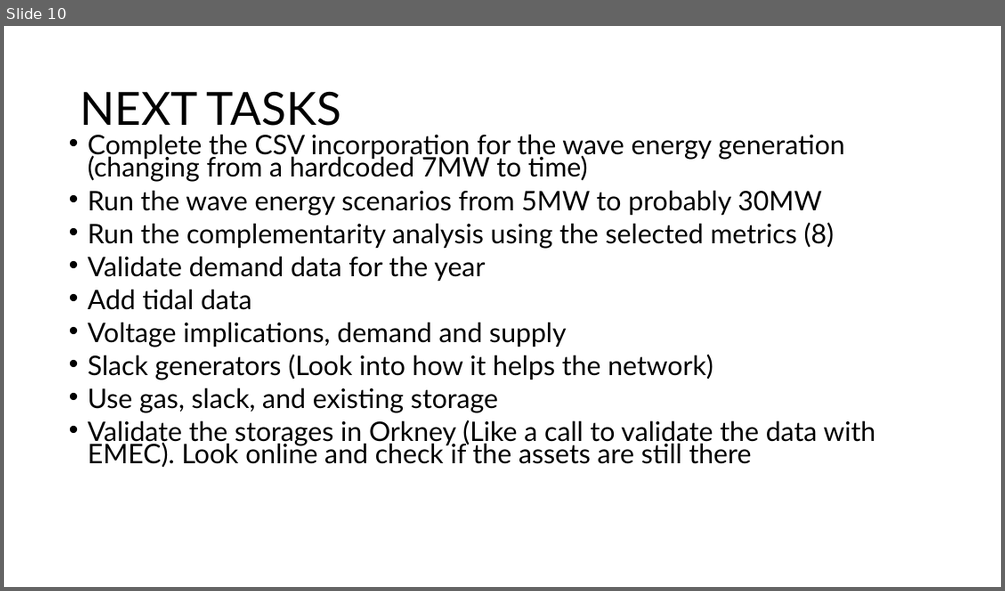
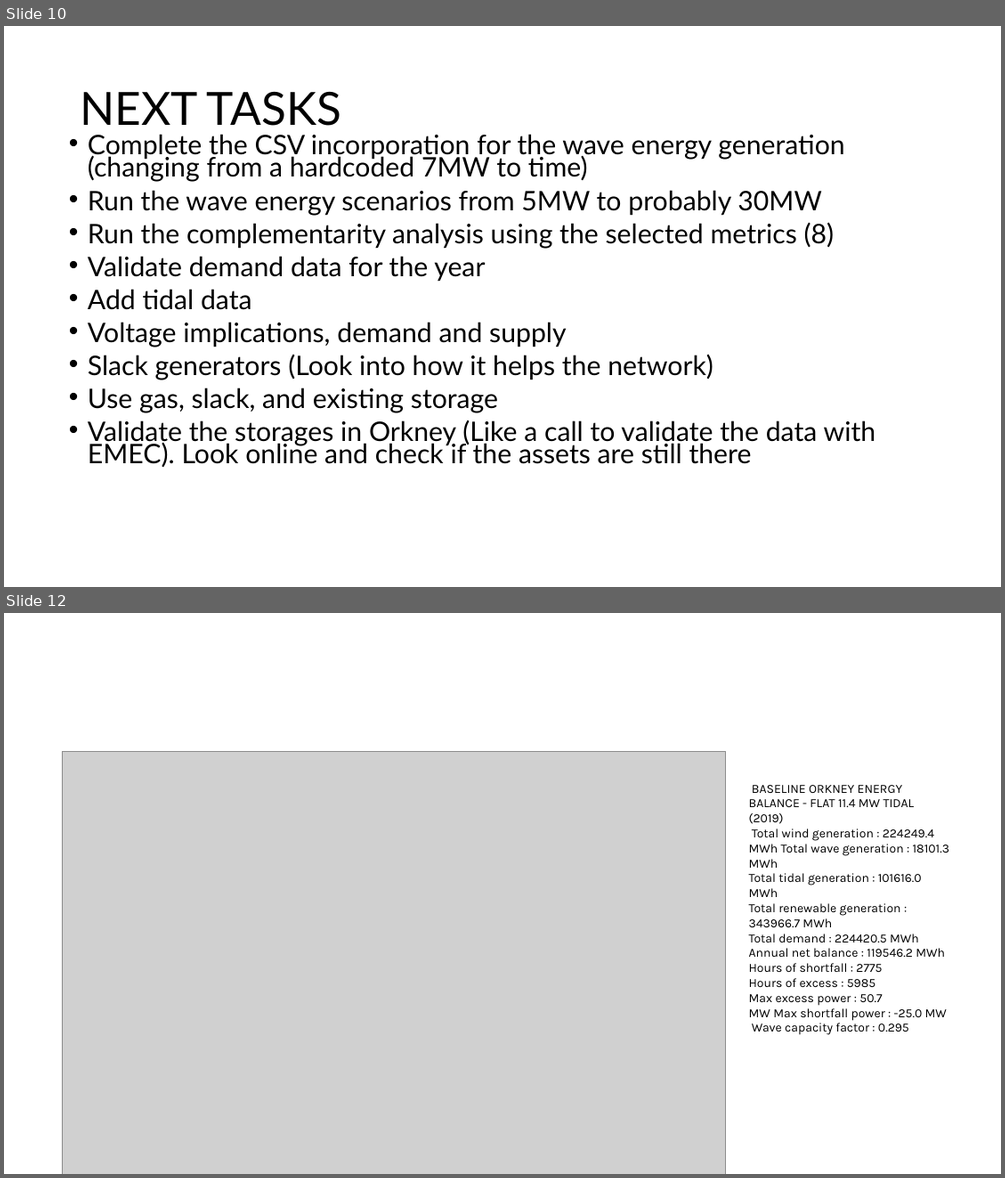
Before and after one commit to KingsleyDissertation/dres, a slide deck: my_data/outputs/Presentation_Dissertation_.pptx. Shown one above the other, each under a label of ours: slide 10 before the commit, slides 10 and 12 after it; the slides between them are not shown. The pictures are 1005x591 and 1005x1178 pixels, drawn with LibreOffice and Linux fonts; fonts in the diff are those of the drawing; grey boxes stand for pictures. Boxes give left, top, right and bottom in pixels: in the first picture for what was removed or moved away, otherwise in the second. Text is boxed around its words. In the diff, an @@ line names an element or a change of style, - is before the commit and + after.

```diff
--- a/my_data/outputs/Presentation_Dissertation_.pptx
+++ b/my_data/outputs/Presentation_Dissertation_.pptx
@@ slide 12 added at box(4, 613, 1001, 1174), background #FFFFFF @@
@@ picture added at box(62, 751, 726, 1174) @@
@@ text added at box(749, 785, 949, 1035), 12 pt, text #000000 @@
+BASELINE ORKNEY ENERGY BALANCE - FLAT 11.4 MW TIDAL (2019)
+Total wind generation : 224249.4 MWh Total wave generation : 18101.3 MWh
+Total tidal generation : 101616.0 MWh
+Total renewable generation : 343966.7 MWh
+Total demand : 224420.5 MWh
+Annual net balance : 119546.2 MWh
+Hours of shortfall : 2775
+Hours of excess : 5985
+Max excess power : 50.7
+MW Max shortfall power : -25.0 MW
+Wave capacity factor : 0.295
```
Also in this commit, not shown: 2 other slides added, 2 other files.
